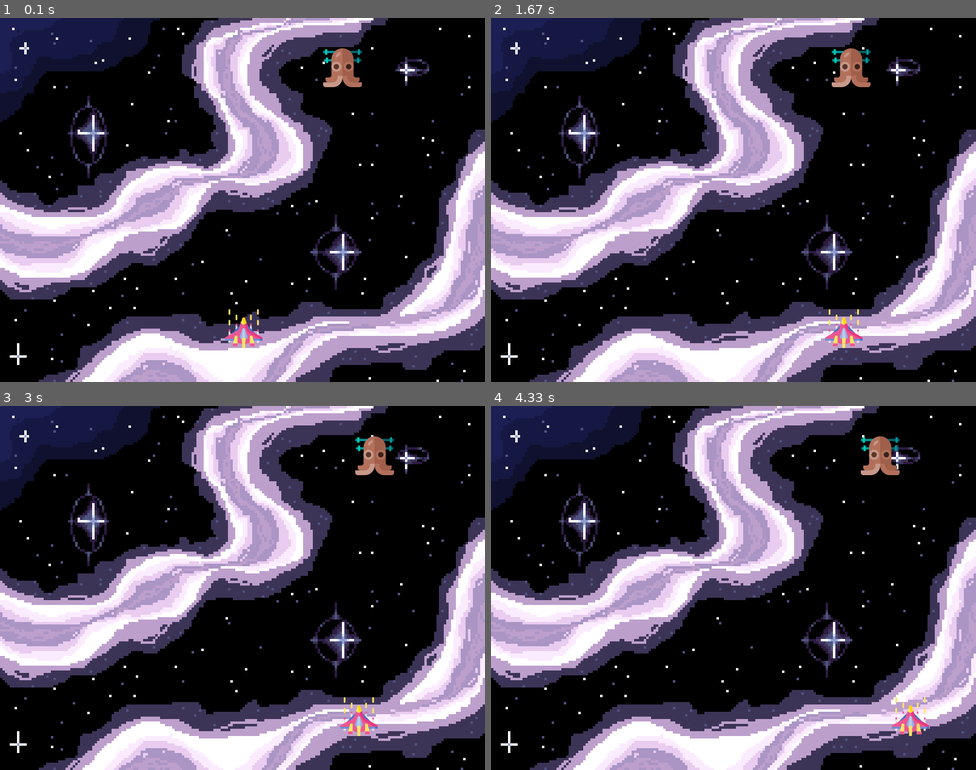
Above: before the commit, frames 1-4 (two rows, left to right).
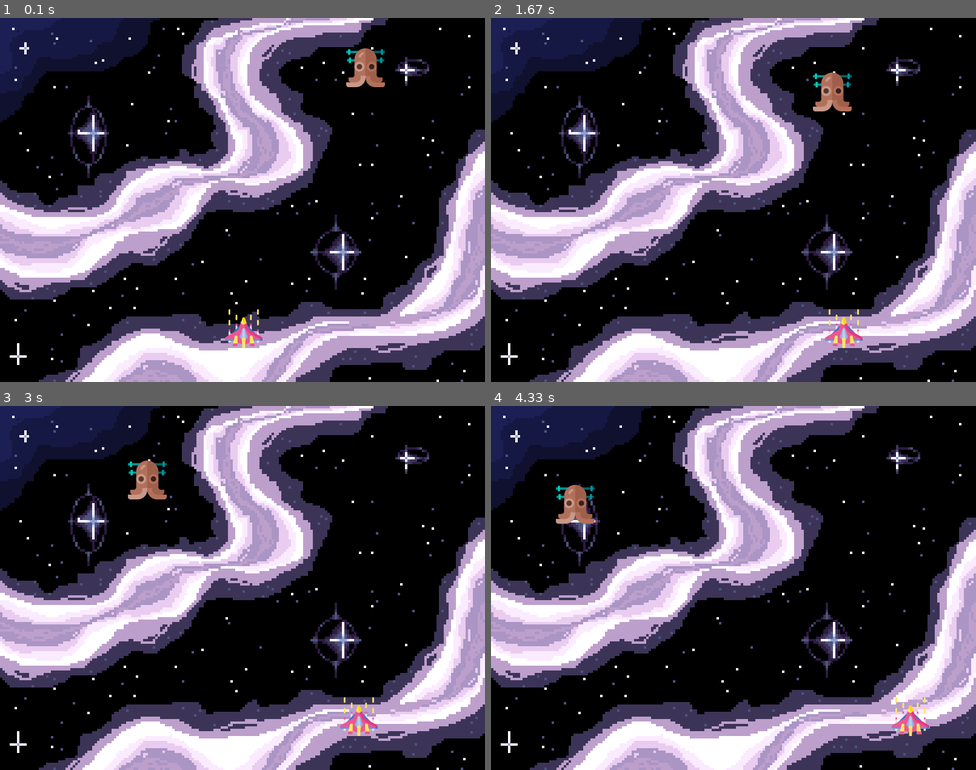
Above: after the commit, the same moments.

Repository: leahk39/pygame_ICS3U_LK
Game: pygame game, started from main.py
The game is run twice, just before and just after one commit, with the same random seed, the same clock (stepped at 60 frames per second) and the same inputs.
Inputs:
- Up to frame 1 (0.1 s): no input
- Up to frame 2 (1.67 s): hold Right 0.33-0.8 s; hold Right 0.83-1.3 s; hold Left from 1.33 s (still down)
- Up to frame 3 (3 s): release Left at 1.87 s; hold Left 1.9-2.3 s; hold Right 2.33-2.97 s
- Up to frame 4 (4.33 s): hold Left 3-3.47 s; hold Right 3.5-3.97 s; hold Right from 4 s (still down)

The runs differ from the first frame. In frame 1, 1.0% of the frame differs, in the area x 66-80%, y 8-19%; in frame 2, 1.1%; in frame 3, 1.2%, in the area x 26-82%, y 8-26%; in frame 4, 1.2%.

Commit message:
vid 10 done

Diff:
--- a/main.py
+++ b/main.py
@@ -25,7 +25,7 @@
 enemyImg = pygame.image.load('enemy.png')
 enemyX = random.randint(0, 800)
 enemyY = random.randint(50, 150)
-enemyX_change = 0.3
+enemyX_change = 4
 enemyY_change = 40
 
 def player(x,y):
@@ -74,7 +74,7 @@
         enemyX_change = 4
         enemyY += enemyY_change
     elif enemyX >= 736:
-        enemyX_change = -0.3
+        enemyX_change = -4
         enemyY += enemyY_change
 
     player(playerX,playerY)
